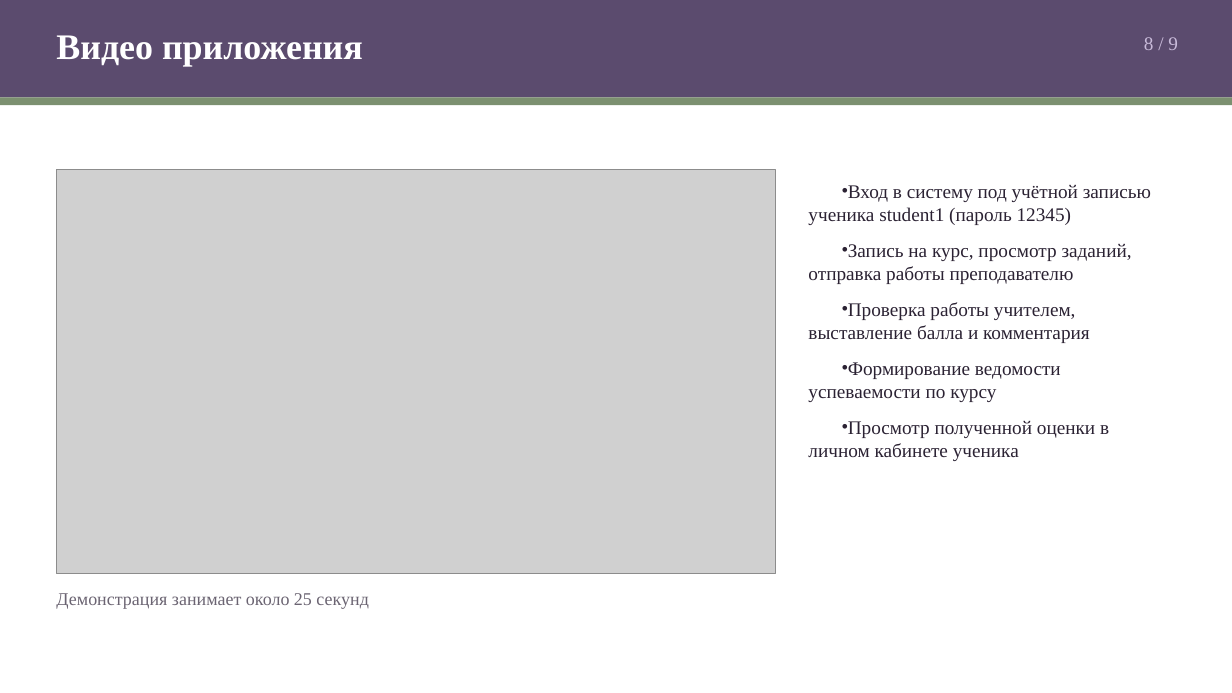
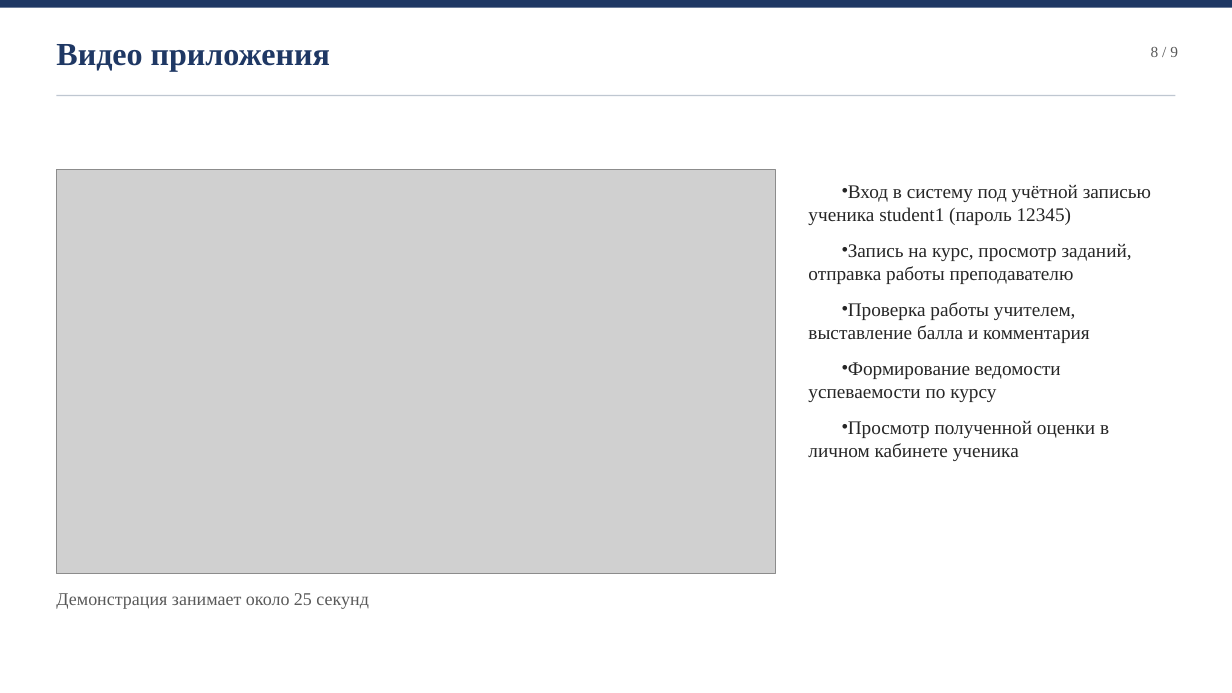
Before and after one commit to CoBa-3325/up03-uchebnye-kursy, a slide deck: slide 8 of Презентация к защите.pptx. Drawn at 1232x693 pixels with LibreOffice and Linux fonts; fonts in the diff are those of the drawing; grey boxes stand for pictures. Boxes give left, top, right and bottom in pixels: in the first picture for what was removed or moved away, otherwise in the second. Text is boxed around its words. In the diff, an @@ line names an element or a change of style, - is before the commit and + after.

Commit message:
Строгое академическое оформление презентации
- новая палитра: тёмно-синий, белый, серый; убраны цветные плашки
- заголовки слайдов: тонкая линия сверху, линейка под заголовком, номер серым
- титул и финальный слайд: линейная композиция без заливок
- слайд 2: акцентная вертикальная линия вместо плашки
- слайд 4: карточки аналогов без заливки, тонкие рамки у снимков
- слайд 6: таблица нарисована фигурами — ровная сетка без стилевых текстур
- слайд 7: тонкие линейки вместо плашек
- слайд 8: кадр-постер видео заменён скриншотом интерфейса
- слайд 3: увеличен кегль и интервалы, слайд заполнен равномерно

```diff
--- a/Презентация к защите.pptx
+++ b/Презентация к защите.pptx
@@ rectangle: place and size @@
-rectangle at (0, 0, 1232, 98)
+rectangle at (0, 0, 1232, 7)
@@ rectangle at (0, 0, 1232, 7): fill #5B4B6E to #1F3864 @@
@@ text "Видео приложения": place and size @@
-text "Видео приложения" at (56, 35, 363, 66)
+text "Видео приложения" at (56, 44, 330, 72)
@@ text "Видео приложения" at (56, 44, 330, 72): size 28 to 25 pt, text colour #FFFFFF to #1F3864 @@
@@ text "8 / 9": place and size @@
-text "8 / 9" at (1144, 37, 1178, 50)
+text "8 / 9" at (1151, 47, 1178, 57)
@@ text "8 / 9" at (1151, 47, 1178, 57): size 15 to 12 pt, text colour #C9BBDA to #595959 @@
@@ rectangle: place and size @@
-rectangle at (0, 98, 1232, 105)
+rectangle at (56, 95, 1176, 96)
@@ rectangle at (56, 95, 1176, 96): fill #7C9070 to #BFC7D1 @@
@@ text "Демонстрация занимает около 25 секунд" at (56, 593, 368, 609): text colour #6B6472 to #595959 @@
```
Also in this commit, not shown: 8 other slides changed.
